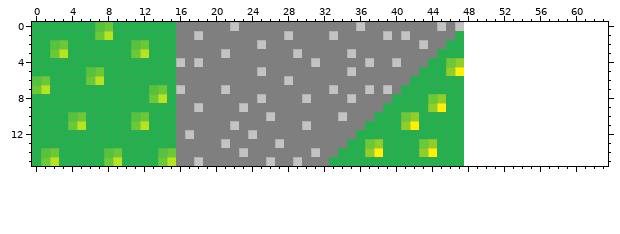
One commit to this pixel-art sprite: assets/track_tileset.png. The picture above was drawn from the file before the commit.
The file is 48x16 pixels. Colours within 5 levels of each other are drawn and written as one. The old version is drawn lined up with the new one, on the new canvas.
After the commit:
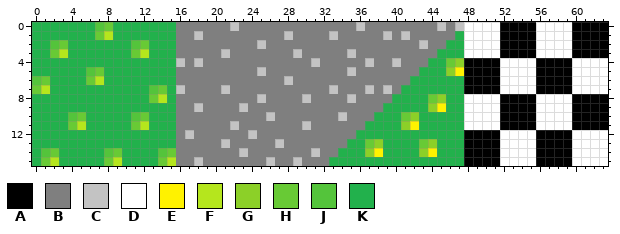
Palette (. is transparent): A #000000  B #7f7f7f  C #c3c3c3  D #ffffff  E #fff200  F #b5e61d  G #8cd028  H #68ca35  J #54c43b  K #22b14c
Diff:
canvas 48x16 -> 64x16
y 0..3: x 48..63 ................ -> DDDDAAAADDDDAAAA
y 4..7: x 48..63 ................ -> AAAADDDDAAAADDDD
y 8..11: x 48..63 ................ -> DDDDAAAADDDDAAAA
y 12..15: x 48..63 ................ -> AAAADDDDAAAADDDD
